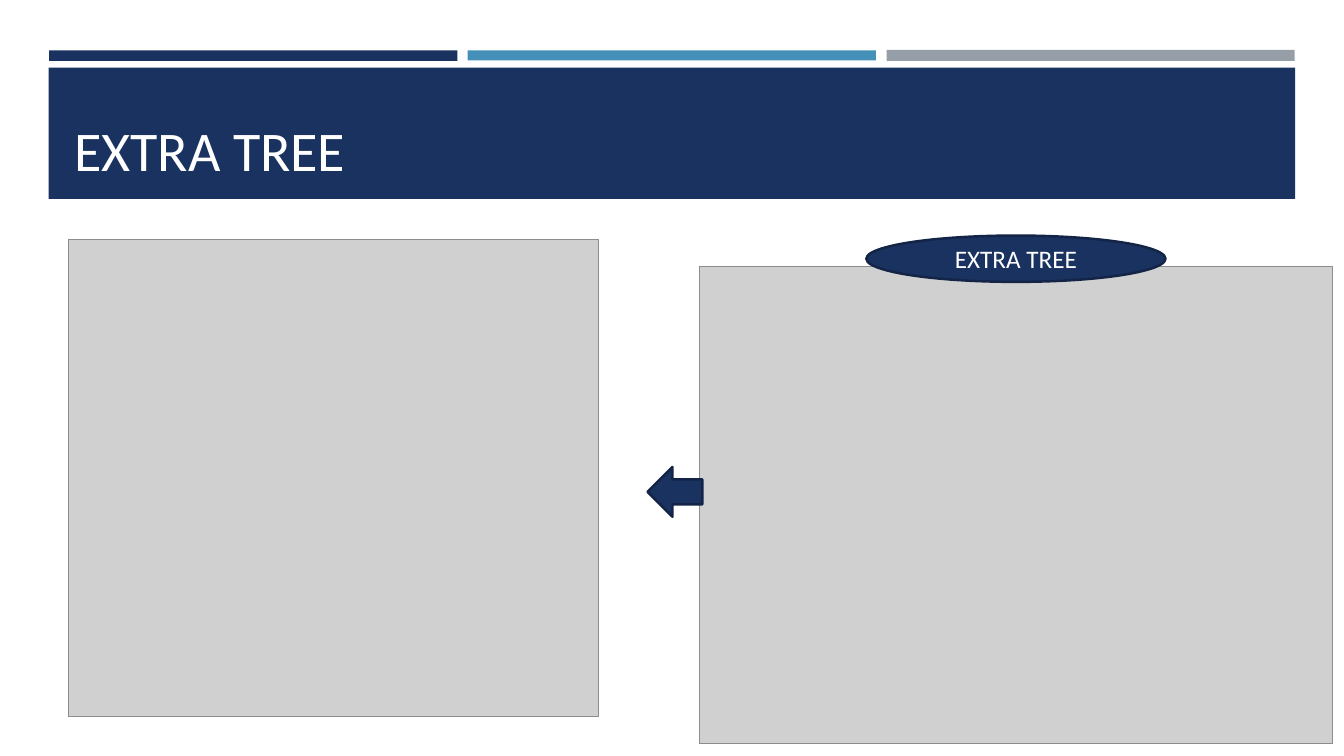
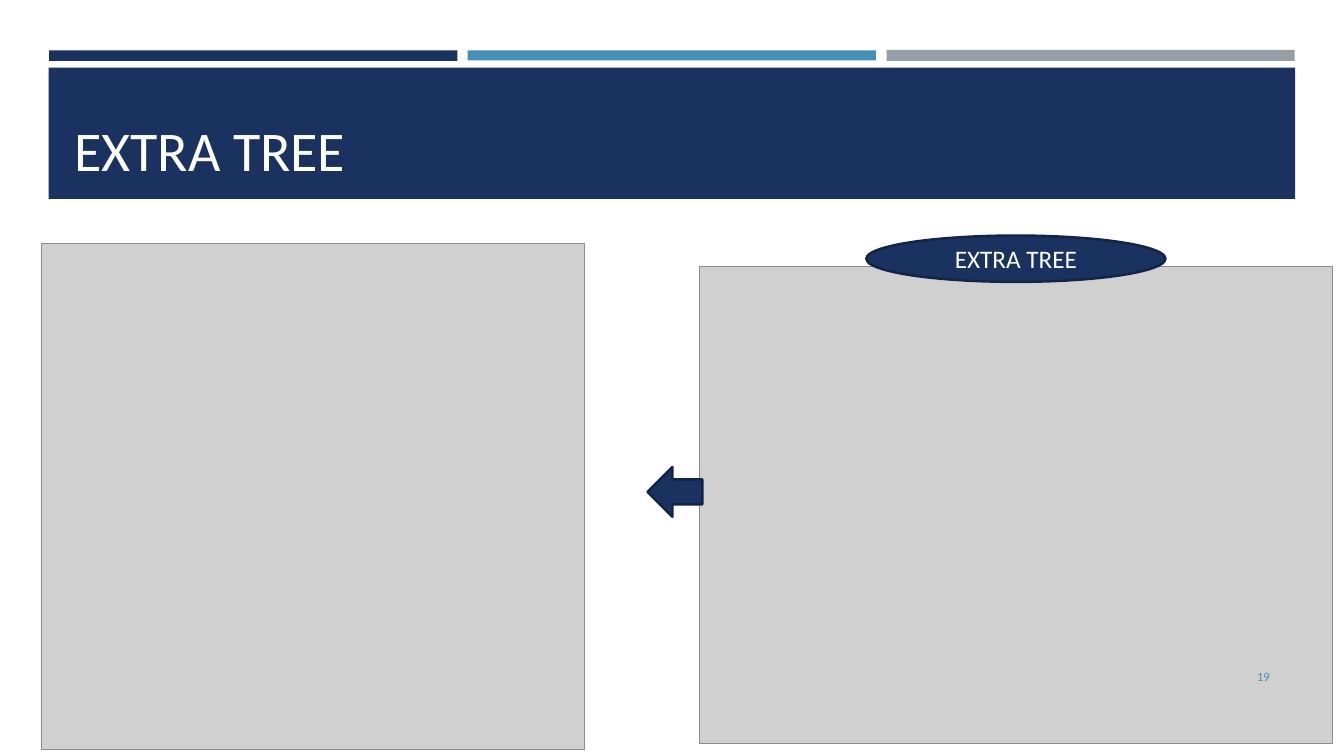
Before and after one commit to yasran02/Projet-ML-House-prices-predictions, a slide deck: slide 19 of Powerpoint/EXPOSE_ML.pptx (slide 18 before the commit). Drawn at 1344x756 pixels with LibreOffice and Linux fonts; fonts in the diff are those of the drawing; grey boxes stand for pictures. Boxes give left, top, right and bottom in pixels: in the first picture for what was removed or moved away, otherwise in the second. Text is boxed around its words. In the diff, an @@ line names an element or a change of style, - is before the commit and + after.

```diff
--- a/Powerpoint/EXPOSE_ML.pptx
+++ b/Powerpoint/EXPOSE_ML.pptx
@@ picture resized from (x1=69, y1=240, x2=599, y2=717) to (x1=41, y1=244, x2=585, y2=750) @@
@@ page number added at (x1=1257, y1=673, x2=1270, y2=681), 9 pt, text #4590B8 @@
+19
```
Also in this commit, not shown: 33 other slides changed, 2 slides added.
